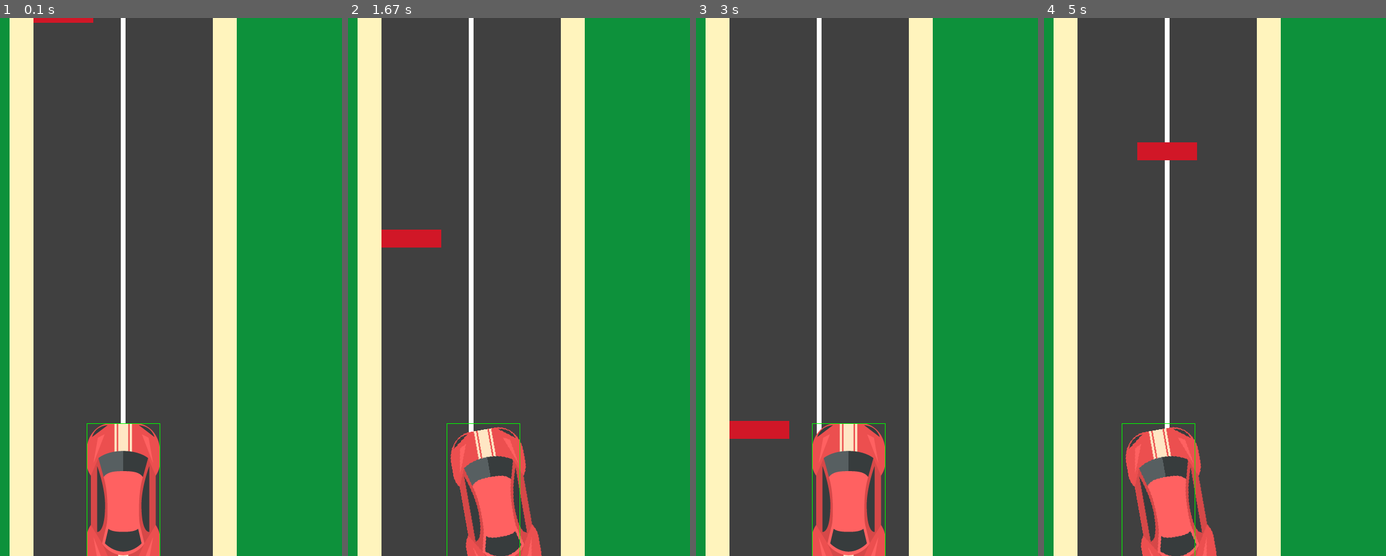
Above: before the commit, frames 1-4 (left to right).
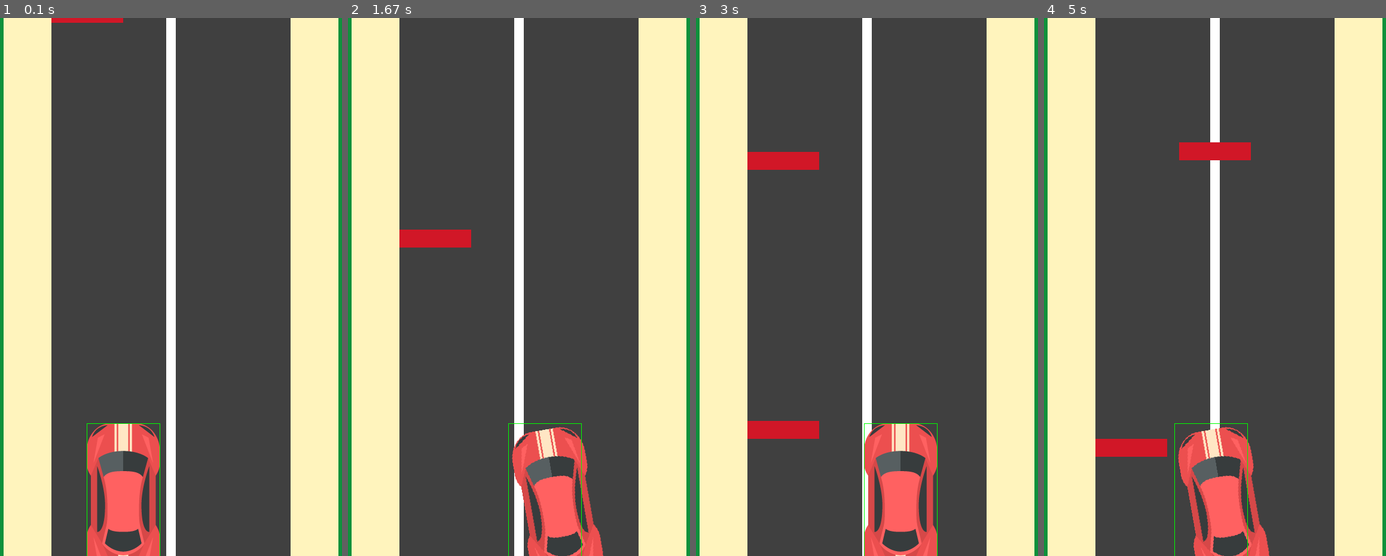
Above: after the commit, the same moments.

Repository: 100ballovby/tuesday_start_2122
Game: pygame game, started from 23_lesson_1503/04_racing_paddles_motion.py
Two runs of this game, one before a commit and one after it. Both use one fixed random seed, a clock stepped at 60 frames per second and the inputs below.
Inputs:
- Up to frame 1 (0.1 s): no input
- Up to frame 2 (1.67 s): hold Right 0.33-0.8 s; hold Right 0.83-1.3 s; hold Left from 1.33 s (still down)
- Up to frame 3 (3 s): release Left at 1.87 s; hold Left 1.9-2.3 s; hold Right 2.33-2.97 s
- Up to frame 4 (5 s): hold Left 3-3.47 s; hold Right 3.5-3.97 s; hold Right 4-4.47 s; hold Left from 4.5 s (still down)

The runs differ from the first frame. In frame 1, 48% of the frame differs, in the area x 1-99%, y 0-100%; in frame 2, 53%; in frame 3, 53%; in frame 4, 54%.

Commit message:
Adding the second paddle

Diff:
--- a/23_lesson_1503/04_racing_paddles_motion.py
+++ b/23_lesson_1503/04_racing_paddles_motion.py
@@ -33,10 +33,14 @@
 clock = pg.time.Clock()
 
 # Game objects
-road = pg.Rect(170, 0, 300, H)
-border_left = pg.Rect(130, 0, 40, H)
-border_right = pg.Rect(470, 0, 40, H)
-paddle = pg.Rect(170, -30, 100, 30)
+road = pg.Rect(0, 0, W // 2, H)
+road.center = W // 2, H // 2
+border_left = pg.Rect(road.x - W * 0.1, 0, W * 0.1, H)
+border_right = pg.Rect(road.right, 0, W * 0.1, H)
+
+road_width = road.width  # сохраняю ширину дороги
+paddle = pg.Rect(road.x, -30, road_width * 0.3, 30)
+paddle2 = pg.Rect(road.x, paddle.y - H // 2, road_width * 0.3, 30)
 
 img = pg.image.load('car.png').convert_alpha()  # загружаю и импортирую в проект картинку машины
 img_rect = img.get_rect()  # превращаю картинку в игровой объект
@@ -55,18 +59,18 @@
             finished = True
         if event.type == pg.KEYDOWN:
             if event.key == pg.K_RIGHT:
-                car_speed += 7
+                car_speed += 10
                 angle = -10
             if event.key == pg.K_LEFT:
-                car_speed -= 7
+                car_speed -= 10
                 angle = 10
             car = pg.transform.rotate(img, angle)
         if event.type == pg.KEYUP:
             if event.key == pg.K_RIGHT:
-                car_speed -= 7
+                car_speed -= 10
                 angle = 0
             if event.key == pg.K_LEFT:
-                car_speed += 7
+                car_speed += 10
                 angle = 0
             car = pg.transform.rotate(img, angle)
 
@@ -75,8 +79,9 @@
     rect(screen, GRAY, road)  # дорога
     rect(screen, SAND, border_left)  # левая обочина
     rect(screen, SAND, border_right)  # правая обочина
-    rect(screen, WHITE, [316, 0, 8, H])  # линия разметки дороги
-    rect(screen, RED, paddle)  # препятствие
+    rect(screen, WHITE, [(W // 2) - (W * 0.01), 0, W * 0.02, H])  # линия разметки дороги
+    rect(screen, RED, paddle)  # препятствие № 1
+    rect(screen, RED, paddle2)  # препятствие № 2
 
     screen.blit(car, car_rect)  # отображаю картинку с машиной
     rect(screen, (255, 0, 0), img_rect, 1)  # технические блоки, потом удалим
@@ -86,13 +91,23 @@
     # Game logic
     moving(car_rect, car_speed, border_left, border_right)
     paddle.y += 8
+    paddle2.y += 8
 
     if paddle.top >= H:  # если препятствие упало вниз
         x = r.randint(1, 3)  # сгенерировать случайное число
+        if x == 1:
+            paddle.x = road.x  # первая дорожка
+        elif x == 2:
+            paddle.center = road.center  # вторая дорожка
+        else:
+            paddle.right = road.right  # третья дорожка
         paddle.y = -40  # поднять препятствие наверх
+    if paddle2.top >= H:  # если препятствие упало вниз
+        x = r.randint(1, 3)  # сгенерировать случайное число
         if x == 1:
-            paddle.x = 170  # первая дорожка
+            paddle2.x = road.x  # первая дорожка
         elif x == 2:
-            paddle.x = 270  # вторая дорожка
+            paddle2.center = road.center  # вторая дорожка
         else:
-            paddle.x = 370  # третья дорожка
+            paddle2.right = road.right  # третья дорожка
+        paddle2.y = paddle.y - H // 2  # поднять препятствие наверх
Binary file added: 23_lesson_1503/tree-3.png
